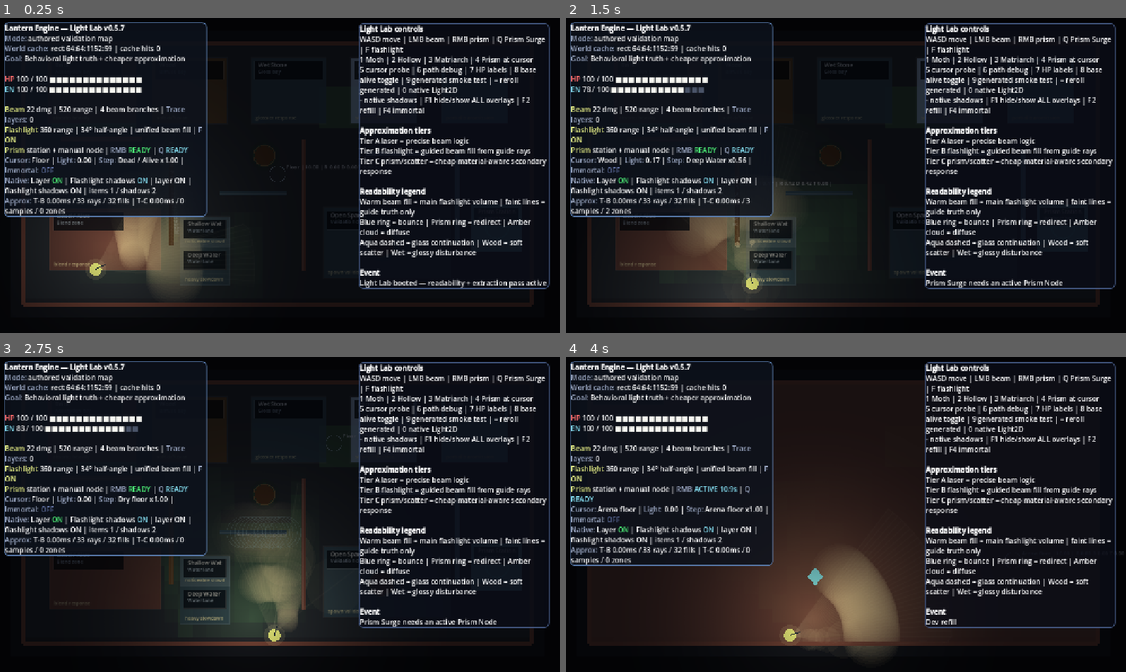
Above: before the commit, frames 1-4 (two rows, left to right).
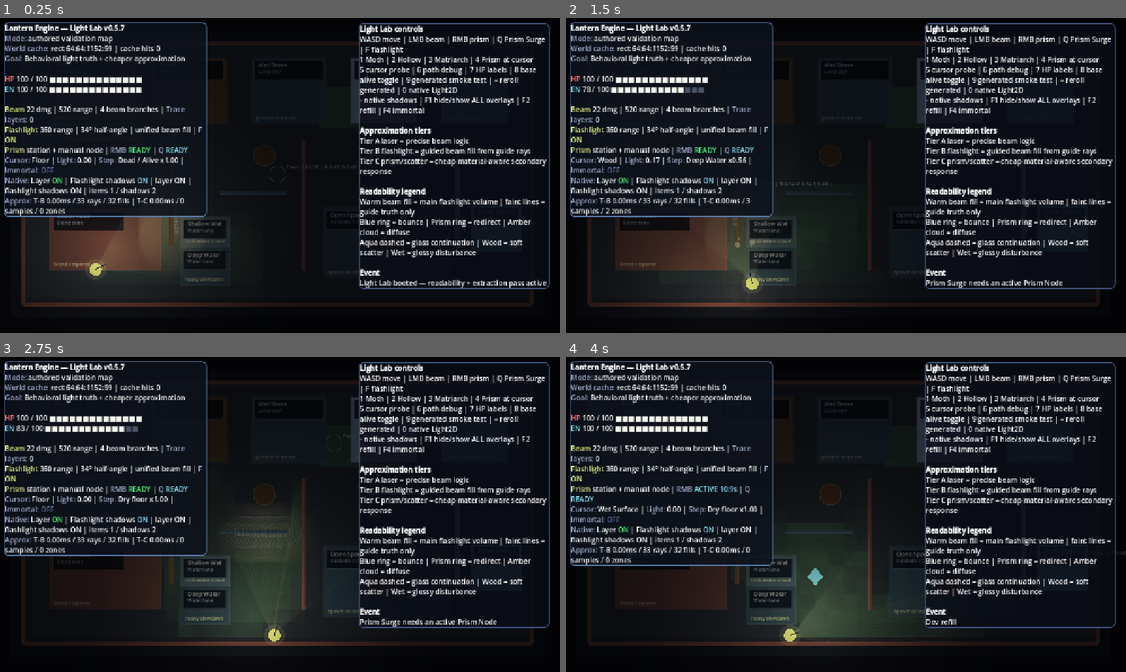
Above: after the commit, the same moments.

Repository: Nopppa/lantern-engine
Game: Godot game, scene res://scenes/main.tscn
The game is run twice, just before and just after one commit, with the same random seed, the same clock (stepped at 60 frames per second) and the same inputs.
Inputs (mouse positions are in pixels of both pictures, inside the frame that each line leads up to):
- Up to frame 1 (0.25 s): no input
- Up to frame 2 (1.5 s): tap Enter (ui_accept) at 0.5, 0.77 s; move the mouse to (969, 159) at 0.52 s; hold D (move_right) 0.53-1.28 s; click (969, 159) at 0.6 s; move the mouse to (728, 191) at 1.27 s; hold S (move_down) from 1.28 s (still down); tap Q (cast_prism_surge) at 1.35 s
- Up to frame 3 (2.75 s): tap Enter (ui_accept) at 1.52 s; move the mouse to (336, 442) at 2.02 s; release S (move_down) at 2.03 s; hold D (move_right) from 2.03 s (still down); tap E (interact) at 2.1 s
- Up to frame 4 (4 s): move the mouse to (818, 577) at 2.77 s; release D (move_right) at 2.78 s; hold R (grant_upgrade) 2.78-3.53 s; right-click (818, 577) at 2.85 s; tap Enter (ui_accept) at 3.02, 3.77 s; move the mouse to (1014, 561) at 3.52 s; hold A (move_left) from 3.53 s (still down); tap Q (quick_refill) at 3.6 s

The runs differ from the first frame. In frame 1, 2.1% of the frame differs, in the area x 20-37%, y 63-88%; in frame 2, 1.2%; in frame 3, 1.5%; in frame 4, 14%, in the area x 5-100%, y 12-96%.

Commit message:
fix: remove flashlight blob chain and preserve lab world on prism spawn

Diff:
--- a/scripts/gameplay/flashlight_visuals.gd
+++ b/scripts/gameplay/flashlight_visuals.gd
@@ -60,6 +60,7 @@
 	})
 	return LightTypes.light_render_packet(source_type, source_spec, trace.get("segments", []), [], trace.get("fills", []), trace.get("zones", []), {
 		"frontier": trace.get("frontier", {}),
+		"frontier_points": trace.get("frontier_points", []),
 		"debug_points": trace.get("debug_points", []),
 		"perf": trace.get("perf", {})
 	})
@@ -262,7 +263,8 @@
 			"traces": trace_count,
 			"fills": fills.size()
 		},
-		"frontier": new_frontier
+		"frontier": new_frontier,
+		"frontier_points": primary_frontier.duplicate()
 	}
 
 static func _build_light_fills(origin: Vector2, frontier: Array, config: Dictionary, radial_emission: bool) -> Array:
--- a/scripts/gameplay/light_field_presentation.gd
+++ b/scripts/gameplay/light_field_presentation.gd
@@ -55,10 +55,21 @@
 		prism_light.enabled = false
 
 
+func _frontier_array_from_packet(packet: Dictionary) -> Array:
+	var frontier_points: Array = packet.get("frontier_points", [])
+	if not frontier_points.is_empty():
+		return frontier_points
+	var legacy_frontier = packet.get("frontier", [])
+	if legacy_frontier is Array:
+		return legacy_frontier
+	if legacy_frontier is Dictionary:
+		return Dictionary(legacy_frontier).values()
+	return []
+
 func update_flashlight_packet(packet: Dictionary) -> void:
 	update_flashlight(
 		Vector2(packet.get("source", {}).get("origin", Vector2.ZERO)),
-		packet.get("frontier", []),
+		_frontier_array_from_packet(packet),
 		float(packet.get("source", {}).get("range", 0.0)),
 		Vector2(packet.get("source", {}).get("direction", Vector2.RIGHT)),
 		float(packet.get("source", {}).get("half_angle_deg", 0.0))
@@ -67,7 +78,7 @@
 func update_prism_packet(packet: Dictionary) -> void:
 	update_prism(
 		Vector2(packet.get("source", {}).get("origin", Vector2.ZERO)),
-		packet.get("frontier", []),
+		_frontier_array_from_packet(packet),
 		float(packet.get("source", {}).get("range", 0.0))
 	)
 
--- a/scripts/light_lab_scene.gd
+++ b/scripts/light_lab_scene.gd
@@ -255,6 +255,9 @@
 	if prism_node:
 		prism_node.position = prism_node.position.clamp(ARENA_RECT.position + Vector2(24, 24), ARENA_RECT.end - Vector2(24, 24))
 
+func _refresh_runtime_light_world() -> void:
+	_refresh_light_world_runtime_entities()
+
 func _restart_lab() -> void:
 	for enemy: Dictionary in enemies:
 		if is_instance_valid(enemy.get("node", null)):
@@ -305,7 +308,6 @@
 		last_event = "Prism placement blocked"
 		return
 	super._place_prism(valid)
-	_refresh_light_world_runtime_entities()
 	approx_state = {}
 	approx_prism_frontiers = {}
 	approx_refresh_timer = 999.0
@@ -572,8 +574,6 @@
 
 func _build_lit_zones() -> Array:
 	var zones: Array = []
-	for segment: Dictionary in _packet_segments(flashlight_render_packet):
-		zones.append({"pos": Vector2(segment["a"]).lerp(Vector2(segment["b"]), 0.5), "radius": max(Vector2(segment["a"]).distance_to(Vector2(segment["b"])) * 0.18, 24.0), "color": Color(1.0, 0.92, 0.72, 0.028 + 0.035 * float(segment["intensity"])), "layer": 0})
 	for zone: Dictionary in _packet_zones(flashlight_render_packet):
 		var flashlight_zone_kind := String(zone.get("kind", ""))
 		var flashlight_zone_material := String(zone.get("material_id", ""))
--- a/scripts/run_scene.gd
+++ b/scripts/run_scene.gd
@@ -150,7 +150,7 @@
 	add_child(ui_layer)
 	_build_hud()
 	SfxController.setup(self)
-	light_world = LightWorldBuilder.from_run_scene(self)
+	_refresh_runtime_light_world()
 	queue_redraw()
 
 func _apply_skill_defaults() -> void:
@@ -264,6 +264,7 @@
 	if prism_node and prism_timer <= 0.0:
 		prism_node.queue_free()
 		prism_node = null
+		_refresh_runtime_light_world()
 	_handle_player(delta)
 	_update_enemies(delta)
 	_check_encounter_complete()
@@ -334,6 +335,9 @@
 	prism_timer = prism_duration
 	RunSummary.note_prism_placed(self)
 	last_event = "Prism Node deployed"
+	_refresh_runtime_light_world()
+
+func _refresh_runtime_light_world() -> void:
 	light_world = LightWorldBuilder.from_run_scene(self)
 
 func _toggle_flashlight() -> void:
@@ -438,7 +442,7 @@
 	if prism_node:
 		prism_node.queue_free()
 		prism_node = null
-	light_world = LightWorldBuilder.from_run_scene(self)
+	_refresh_runtime_light_world()
 	flashlight_on = false
 	run_over = false
 	reward_pending = false
@@ -472,15 +476,6 @@
 
 func _build_lit_zones() -> Array:
 	var zones: Array = []
-	var fl_frontier: Array = flashlight_render_packet.get("frontier", [])
-	if flashlight_on and fl_frontier.size() >= 2:
-		var samples: int = max(4, fl_frontier.size() - 1)
-		for i in range(samples):
-			var a: Vector2 = player_pos if i == 0 else Vector2(fl_frontier[max(i - 1, 0)])
-			var b: Vector2 = Vector2(fl_frontier[min(i, fl_frontier.size() - 1)])
-			var centroid: Vector2 = player_pos.lerp((a + b) * 0.5, 0.65)
-			var radius: float = max(42.0, player_pos.distance_to(centroid) * 0.34)
-			zones.append({"pos": centroid, "radius": radius, "color": Color(1.0, 0.94, 0.7, 0.05)})
 	if prism_node:
 		zones.append({"pos": prism_node.position, "radius": 88.0, "color": Color(PRISM_COLOR.r, PRISM_COLOR.g, PRISM_COLOR.b, 0.05)})
 		for segment: Dictionary in prism_render_packet.get("segments", []):
